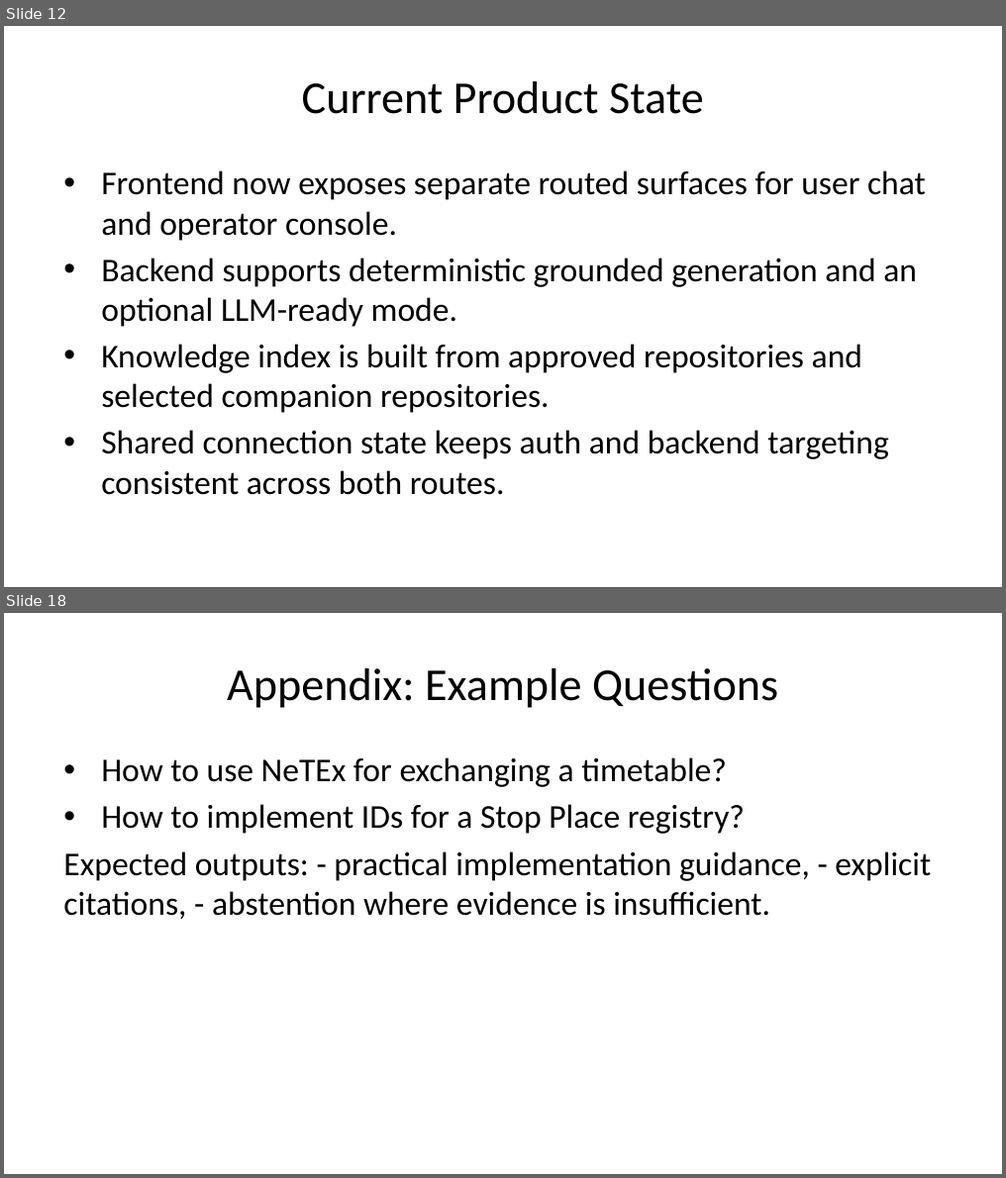
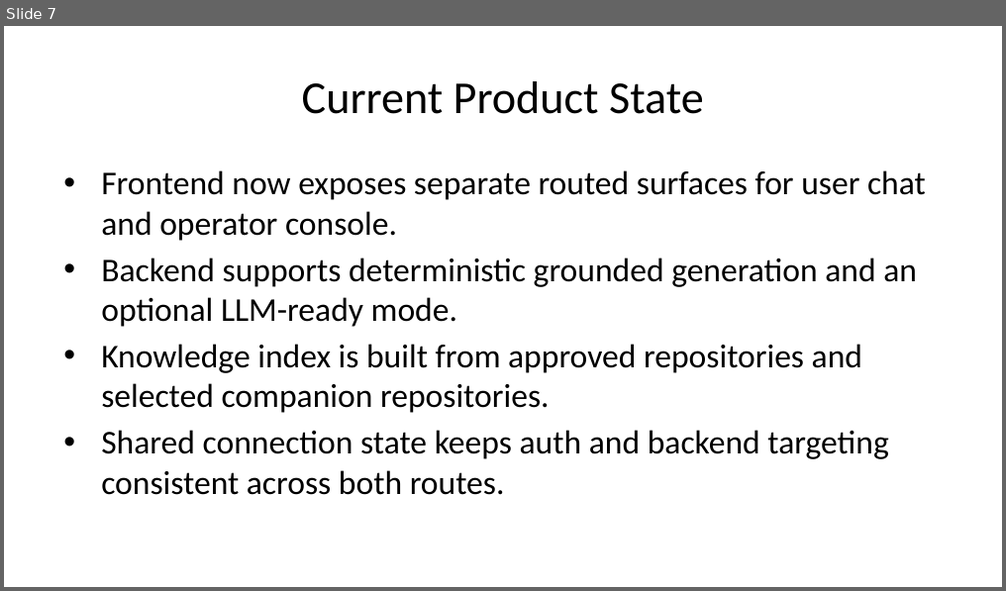
Before and after one commit to UM-KGPI/NapcoreHelpdesk, a slide deck: dist/napcore-helpdesk-presentation.pptx. Shown one above the other, each under a label of ours: slides 12 and 18 before the commit, slide 7 after it; the slides between them are not shown. The pictures are 1006x1178 and 1006x591 pixels, drawn with LibreOffice and Linux fonts; fonts in the diff are those of the drawing. Boxes give left, top, right and bottom in pixels: in the first picture for what was removed or moved away, otherwise in the second. Text is boxed around its words. In the diff, an @@ line names an element or a change of style, - is before the commit and + after.

```diff
--- a/dist/napcore-helpdesk-presentation.pptx
+++ b/dist/napcore-helpdesk-presentation.pptx
@@ slide 18 removed at (4,613,1002,1174), background #FFFFFF @@
@@ title removed at (227,668,778,708) @@
-Appendix: Example Questions
@@ text removed at (63,758,931,919) @@
-• How to use NeTEx for exchanging a timetable?
-• How to implement IDs for a Stop Place registry?
-Expected outputs: - practical implementation guidance, - explicit citations, - abstention where evidence is insufficient.
@@ what was slide 12 is now slide 7 @@
```
Also in this commit, not shown: 8 slides changed, 3 slides added, 7 other slides removed, 8 other files.
